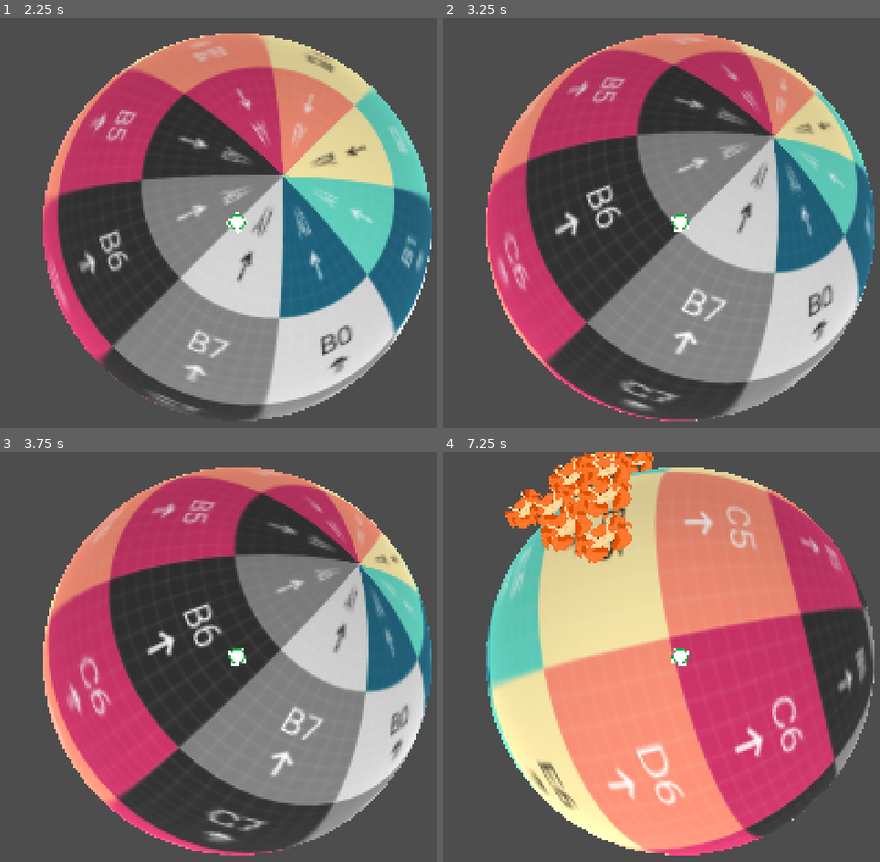
Above: before the commit, frames 1-4 (two rows, left to right).
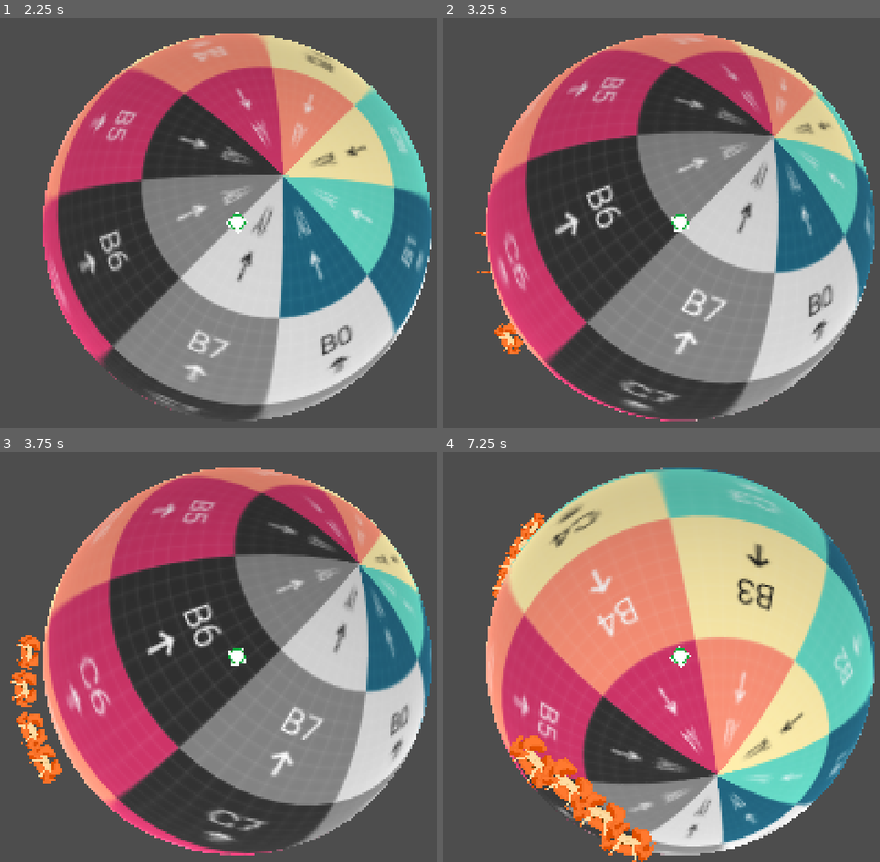
Above: after the commit, the same moments.

Repository: pgm-woutvande22/gamejam-juniperdev
Game: Godot game, scene res://scences/level.tscn
Same seed, same stepped clock (60 frames per second), same inputs: the game is played once before the commit and once after it.
Inputs (mouse positions are in pixels of both pictures, inside the frame that each line leads up to):
- Up to frame 1 (2.25 s): tap Enter at 0.5 s; move the mouse to (397, 202) at 0.52 s; hold D (move_right) 0.53-1.25 s; click (397, 202) at 0.67 s; drag from (91, 243) to (201, 305) at 1.27 s; move the mouse to (310, 132) at 2.02 s; hold D (move_right) from 2.03 s (still down)
- Up to frame 2 (3.25 s): release D (move_right) at 2.75 s; drag from (644, 305) to (460, 161) at 2.77 s
- Up to frame 3 (3.75 s): move the mouse to (outside the picture) at 3.52 s; hold A (move_left) from 3.53 s (still down)
- Up to frame 4 (7.25 s): release A (move_left) at 4.25 s; drag from (460, 595) to (569, 554) at 4.27 s; move the mouse to (718, 657) at 5.02 s; hold S (move_back) 5.03-5.75 s; click (718, 657) at 5.17 s; drag from (569, 554) to (534, 677) at 5.77 s; move the mouse to (840, 636) at 6.52 s; hold W (move_forward) from 6.53 s (still down)

Frame 1 is identical in both runs. In frame 2, 0.3% of the frame differs, in the area x 7-19%, y 52-82%; in frame 3, 1.5%; in frame 4, 64%, in the area x 9-99%, y 0-100%.

Commit message:
👍: killing enemie now returns 20 of dash

Diff:
--- a/scences/level.tscn
+++ b/scences/level.tscn
@@ -78,7 +78,8 @@
 accel_speed = 50.0
 friction = 1.0
 bounce_strength = 1.0
-dash_distance = 10.0
+dash_distance = 20.0
+dash_duration = 0.2
 dash_cooldown = 2.0
 dash_particles_path = NodePath("DashParticles")
 dash_colors = Array[Color]([Color(1, 1, 1, 1), Color(1, 0, 0, 1), Color(0.9801654, 0.05025994, 0.3236682, 1), Color(0.9880797, 0.3052566, 0.040456824, 1)])
@@ -118,43 +119,121 @@
 mesh = SubResource("SphereMesh_0k001")
 
 [node name="Enemy" parent="." unique_id=1990566202 instance=ExtResource("5_cq5gf")]
-transform = Transform3D(1, 0, 0, 0, 1, 0, 0, 0, 1, 144.296, 0, 52.383804)
-
-[node name="Enemy2" parent="." unique_id=965672131 instance=ExtResource("5_cq5gf")]
-transform = Transform3D(1, 0, 0, 0, 1, 0, 0, 0, 1, 144.296, 0, 43.356544)
-
-[node name="Enemy3" parent="." unique_id=135948375 instance=ExtResource("5_cq5gf")]
-transform = Transform3D(1, 0, 0, 0, 1, 0, 0, 0, 1, 144.296, 0, 29.601173)
-
-[node name="Enemy4" parent="." unique_id=1012096096 instance=ExtResource("5_cq5gf")]
-transform = Transform3D(1, 0, 0, 0, 1, 0, 0, 0, 1, 144.296, 0, 15.869598)
-
-[node name="Enemy5" parent="." unique_id=778759057 instance=ExtResource("5_cq5gf")]
-transform = Transform3D(1, 0, 0, 0, 1, 0, 0, 0, 1, 144.296, 0, -6.085449)
-
-[node name="Enemy6" parent="." unique_id=1490695467 instance=ExtResource("5_cq5gf")]
-transform = Transform3D(1, 0, 0, 0, 1, 0, 0, 0, 1, 144.296, 0, -29.216537)
-
-[node name="Enemy7" parent="." unique_id=329949047 instance=ExtResource("5_cq5gf")]
-transform = Transform3D(1, 0, 0, 0, 1, 0, 0, 0, 1, 144.296, 0, -53.227524)
-
-[node name="Enemy8" parent="." unique_id=1892044778 instance=ExtResource("5_cq5gf")]
-transform = Transform3D(1, 0, 0, 0, 1, 0, 0, 0, 1, 208.74086, 0, 52.383804)
-
-[node name="Enemy9" parent="." unique_id=1423841912 instance=ExtResource("5_cq5gf")]
-transform = Transform3D(1, 0, 0, 0, 1, 0, 0, 0, 1, 208.74086, 0, 43.356544)
-
-[node name="Enemy10" parent="." unique_id=1061693722 instance=ExtResource("5_cq5gf")]
-transform = Transform3D(1, 0, 0, 0, 1, 0, 0, 0, 1, 208.74086, 0, 29.601173)
-
-[node name="Enemy11" parent="." unique_id=1637674835 instance=ExtResource("5_cq5gf")]
-transform = Transform3D(1, 0, 0, 0, 1, 0, 0, 0, 1, 208.74086, 0, 15.869598)
-
-[node name="Enemy12" parent="." unique_id=732738996 instance=ExtResource("5_cq5gf")]
-transform = Transform3D(1, 0, 0, 0, 1, 0, 0, 0, 1, 208.74086, 0, -6.085449)
-
-[node name="Enemy13" parent="." unique_id=221534992 instance=ExtResource("5_cq5gf")]
-transform = Transform3D(1, 0, 0, 0, 1, 0, 0, 0, 1, 208.74086, 0, -29.216537)
-
-[node name="Enemy14" parent="." unique_id=1734694253 instance=ExtResource("5_cq5gf")]
-transform = Transform3D(1, 0, 0, 0, 1, 0, 0, 0, 1, 208.74086, 0, -53.227524)
+transform = Transform3D(1, 0, 0, 0, 1, 0, 0, 0, 1, 144.296, 0, 8.775665)
+kill_threshold = 40.0
+max_health = 45.0
+
+[node name="Enemy2" parent="." unique_id=287539789 instance=ExtResource("5_cq5gf")]
+transform = Transform3D(1, 0, 0, 0, 1, 0, 0, 0, 1, 144.296, 0, 26.511337)
+kill_threshold = 40.0
+max_health = 45.0
+
+[node name="Enemy3" parent="." unique_id=1882158499 instance=ExtResource("5_cq5gf")]
+transform = Transform3D(1, 0, 0, 0, 1, 0, 0, 0, 1, 144.296, 0, 44.491173)
+kill_threshold = 40.0
+max_health = 45.0
+
+[node name="Enemy4" parent="." unique_id=545214108 instance=ExtResource("5_cq5gf")]
+transform = Transform3D(1, 0, 0, 0, 1, 0, 0, 0, 1, 144.296, 0, 61.233177)
+kill_threshold = 40.0
+max_health = 45.0
+
+[node name="Enemy5" parent="." unique_id=2005513211 instance=ExtResource("5_cq5gf")]
+transform = Transform3D(1, 0, 0, 0, 1, 0, 0, 0, 1, -89.35745, 0, 8.775665)
+kill_threshold = 40.0
+max_health = 45.0
+
+[node name="Enemy6" parent="." unique_id=844581518 instance=ExtResource("5_cq5gf")]
+transform = Transform3D(1, 0, 0, 0, 1, 0, 0, 0, 1, -89.35745, 0, 26.511337)
+kill_threshold = 40.0
+max_health = 45.0
+
+[node name="Enemy7" parent="." unique_id=1492513779 instance=ExtResource("5_cq5gf")]
+transform = Transform3D(1, 0, 0, 0, 1, 0, 0, 0, 1, -89.35745, 0, 44.491173)
+kill_threshold = 40.0
+max_health = 45.0
+
+[node name="Enemy8" parent="." unique_id=1761328136 instance=ExtResource("5_cq5gf")]
+transform = Transform3D(1, 0, 0, 0, 1, 0, 0, 0, 1, -89.35745, 0, 61.233177)
+kill_threshold = 40.0
+max_health = 45.0
+
+[node name="Enemy9" parent="." unique_id=1567966061 instance=ExtResource("5_cq5gf")]
+transform = Transform3D(1, 0, 0, 0, 1, 0, 0, 0, 1, -89.35745, -68.094894, 8.775665)
+kill_threshold = 40.0
+max_health = 45.0
+
+[node name="Enemy10" parent="." unique_id=2046119081 instance=ExtResource("5_cq5gf")]
+transform = Transform3D(1, 0, 0, 0, 1, 0, 0, 0, 1, -89.35745, -68.094894, 26.511337)
+kill_threshold = 40.0
+max_health = 45.0
+
+[node name="Enemy11" parent="." unique_id=666721095 instance=ExtResource("5_cq5gf")]
+transform = Transform3D(1, 0, 0, 0, 1, 0, 0, 0, 1, -89.35745, -68.094894, 44.491173)
+kill_threshold = 40.0
+max_health = 45.0
+
+[node name="Enemy12" parent="." unique_id=2097714732 instance=ExtResource("5_cq5gf")]
+transform = Transform3D(1, 0, 0, 0, 1, 0, 0, 0, 1, -89.35745, -68.094894, 61.233177)
+kill_threshold = 40.0
+max_health = 45.0
+
+[node name="Enemy13" parent="." unique_id=668316906 instance=ExtResource("5_cq5gf")]
+transform = Transform3D(1, 0, 0, 0, 1, 0, 0, 0, 1, -12.283089, -68.094894, 8.775665)
+kill_threshold = 40.0
+max_health = 45.0
+
+[node name="Enemy14" parent="." unique_id=682606780 instance=ExtResource("5_cq5gf")]
+transform = Transform3D(1, 0, 0, 0, 1, 0, 0, 0, 1, -12.283089, -68.094894, 26.511337)
+kill_threshold = 40.0
+max_health = 45.0
+
+[node name="Enemy15" parent="." unique_id=707388994 instance=ExtResource("5_cq5gf")]
+transform = Transform3D(1, 0, 0, 0, 1, 0, 0, 0, 1, -12.283089, -68.094894, 44.491173)
+kill_threshold = 40.0
+max_health = 45.0
+
+[node name="Enemy16" parent="." unique_id=469848449 instance=ExtResource("5_cq5gf")]
+transform = Transform3D(1, 0, 0, 0, 1, 0, 0, 0, 1, -12.283089, -68.094894, 61.233177)
+kill_threshold = 40.0
+max_health = 45.0
+
+[node name="Enemy17" parent="." unique_id=434970720 instance=ExtResource("5_cq5gf")]
+transform = Transform3D(1, 0, 0, 0, 1, 0, 0, 0, 1, 68.48247, -68.094894, 8.775665)
+kill_threshold = 40.0
+max_health = 45.0
+
+[node name="Enemy18" parent="." unique_id=720212186 instance=ExtResource("5_cq5gf")]
+transform = Transform3D(1, 0, 0, 0, 1, 0, 0, 0, 1, 68.48247, -68.094894, 26.511337)
+kill_threshold = 40.0
+max_health = 45.0
+
+[node name="Enemy19" parent="." unique_id=1596122948 instance=ExtResource("5_cq5gf")]
+transform = Transform3D(1, 0, 0, 0, 1, 0, 0, 0, 1, 68.48247, -68.094894, 44.491173)
+kill_threshold = 40.0
+max_health = 45.0
+
+[node name="Enemy20" parent="." unique_id=709325459 instance=ExtResource("5_cq5gf")]
+transform = Transform3D(1, 0, 0, 0, 1, 0, 0, 0, 1, 68.48247, -68.094894, 61.233177)
+kill_threshold = 40.0
+max_health = 45.0
+
+[node name="Enemy21" parent="." unique_id=242480642 instance=ExtResource("5_cq5gf")]
+transform = Transform3D(1, 0, 0, 0, 1, 0, 0, 0, 1, 135.27145, -68.094894, 8.775665)
+kill_threshold = 40.0
+max_health = 45.0
+
+[node name="Enemy22" parent="." unique_id=844032535 instance=ExtResource("5_cq5gf")]
+transform = Transform3D(1, 0, 0, 0, 1, 0, 0, 0, 1, 135.27145, -68.094894, 26.511337)
+kill_threshold = 40.0
+max_health = 45.0
+
+[node name="Enemy23" parent="." unique_id=373582582 instance=ExtResource("5_cq5gf")]
+transform = Transform3D(1, 0, 0, 0, 1, 0, 0, 0, 1, 135.27145, -68.094894, 44.491173)
+kill_threshold = 40.0
+max_health = 45.0
+
+[node name="Enemy24" parent="." unique_id=179947856 instance=ExtResource("5_cq5gf")]
+transform = Transform3D(1, 0, 0, 0, 1, 0, 0, 0, 1, 135.27145, -68.094894, 61.233177)
+kill_threshold = 40.0
+max_health = 45.0
--- a/scripts/enemy.gd
+++ b/scripts/enemy.gd
@@ -201,6 +201,9 @@
 	hit_cooldown_left = hit_cooldown
 
 	if speed >= kill_threshold:
+		# a clean kill: reward the player with chain momentum before we disappear
+		if target.has_method("on_enemy_killed"):
+			target.on_enemy_killed()
 		_die()
 		return
 
--- a/scripts/top.gd
+++ b/scripts/top.gd
@@ -15,6 +15,9 @@
 @export var dash_distance: float = 12.0      # max surface distance a single dash covers
 @export var dash_duration: float = 0.18      # how long the dash burst lasts (lower = snappier)
 @export var dash_cooldown: float = 0.6       # min time between dashes
+@export var kill_boost_speed: float = 14.0   # forward momentum added each time you kill an enemy
+@export var kill_boost_max: float = 90.0     # cap on boosted speed so chains can't run away forever
+@export_range(0.0, 1.0) var kill_dash_refund: float = 0.2  # fraction of the dash cooldown refunded per kill
 @export var dash_particles_path: NodePath    # optional GPUParticles3D trail dropped behind the top while dashing
 @export var dash_colors: Array[Color] = []   # palette tinted into the trail per dash; empty = random hue
 @export var dash_indicator_path: NodePath    # optional flat ring (PlaneMesh + dash_indicator.gdshader) showing cooldown
@@ -31,6 +34,7 @@
 var dash_cooldown_left: float = 0.0          # >0 while dash is recharging
 var dash_axis: Vector3 = Vector3.ZERO        # fixed great-circle axis the active dash rotates around
 var dash_angular_speed: float = 0.0          # radians/sec the active dash rotates the position vector
+var dash_exit_speed: float = 0.0             # surface speed carried out of the dash; raised by kills to chain
 var prev_rmb: bool = false                   # last frame's right-mouse state, for edge detection
 
 @onready var mesh: Node3D = $TopMesh
@@ -83,8 +87,9 @@
 		global_position = planet_center + p.normalized() * radius
 		up = (global_position - planet_center).normalized()
 		# carry momentum out of the dash so it eases back into normal movement
+		# (dash_exit_speed starts at move_speed but is bumped up by chained kills)
 		heading = _project_tangent(dash_axis.cross(up), up)
-		surface_vel = heading * move_speed
+		surface_vel = heading * dash_exit_speed
 		global_transform.basis = Basis.looking_at(heading, up)
 		mesh.rotate_object_local(Vector3.UP, deg_to_rad(spin_visual_speed) * delta)
 		_set_trail(true)   # always trail while dashing
@@ -218,6 +223,7 @@
 	dash_angular_speed = total_angle / maxf(dash_duration, 0.001)
 	dash_time_left = dash_duration
 	dash_cooldown_left = dash_cooldown
+	dash_exit_speed = move_speed   # reset; chained kills raise this for the rest of the dash
 
 func _update_camera(up: Vector3) -> void:
 	# keep the top centered every frame, but recenter IMMEDIATELY (no smoothing). a lagging camera
@@ -278,6 +284,20 @@
 		return dash_angular_speed * radius
 	return surface_vel.length()
 
+func on_enemy_killed() -> void:
+	# reward kills with forward momentum so they chain: each kill speeds you up (capped), and
+	# optionally refreshes the dash so you can immediately lunge at the next enemy.
+	# refund part of the dash cooldown so kills shorten the wait for the next dash
+	dash_cooldown_left = maxf(dash_cooldown_left - dash_cooldown * kill_dash_refund, 0.0)
+	if dash_time_left > 0.0:
+		# mid-dash: snowball the dash so one lunge can plow through a line of enemies
+		dash_exit_speed = minf(dash_exit_speed + kill_boost_speed, kill_boost_max)
+		dash_angular_speed = dash_exit_speed / radius
+	else:
+		# killed while running: inject the boost as straight-ahead momentum
+		var boosted := minf(get_surface_speed() + kill_boost_speed, kill_boost_max)
+		surface_vel = heading * boosted
+
 func bounce_off(from_pos: Vector3) -> void:
 	# rebound away from a contact point (e.g. an enemy we hit too slowly to kill).
 	var up := (global_position - planet_center).normalized()
